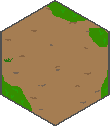
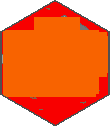
Layered file, before and after one edit (110×126). Changes by layer:
added layer "Layer 1 copy 7" above "Layer 1 copy 6" over [left=2, top=2, right=108, bottom=125]
hid "Layer 1 copy 3" over [left=2, top=2, right=108, bottom=125]
hid "Layer 1 copy 2" over [left=2, top=2, right=108, bottom=125]
